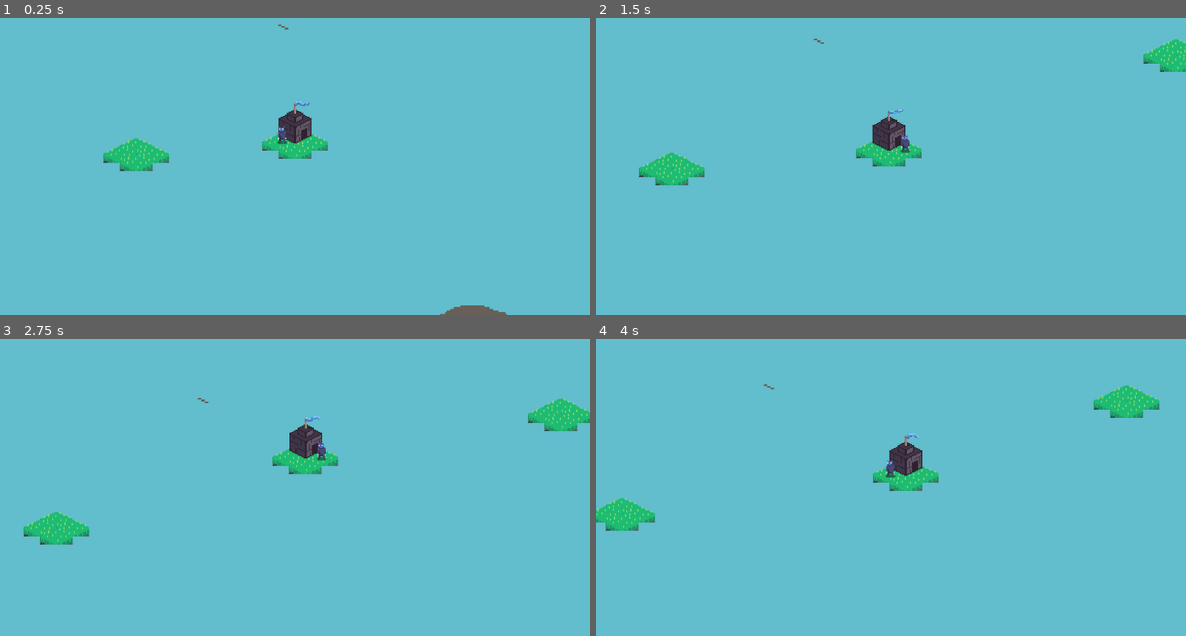
Above: before the commit, frames 1-4 (two rows, left to right).
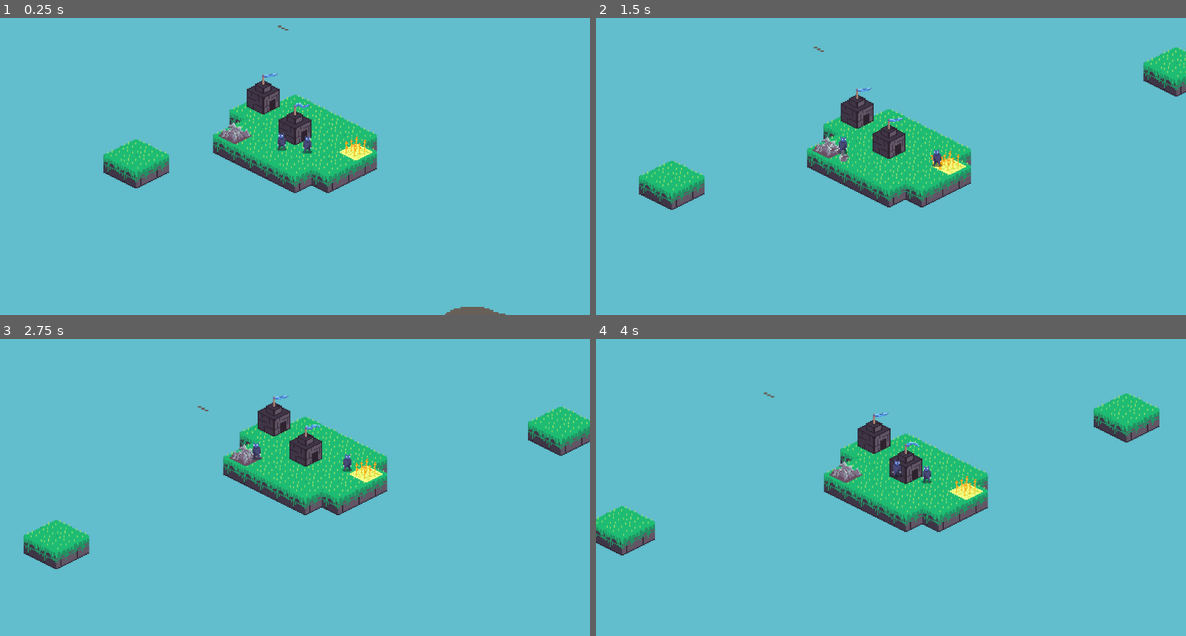
Above: after the commit, the same moments.

Repository: SuperSheaff/Ludum-Dare-55
Game: Godot game, scene res://world/world.tscn
Two runs of this game, one before a commit and one after it. Both use one fixed random seed, a clock stepped at 60 frames per second and the inputs below. This scene is started directly instead of the project's main scene. Sound files missing from this copy of the repository are replaced by a short silence.
Inputs (mouse positions are in pixels of both pictures, inside the frame that each line leads up to):
- Up to frame 1 (0.25 s): no input
- Up to frame 2 (1.5 s): tap Enter at 0.5 s; move the mouse to (1020, 133) at 0.52 s; hold Space (summon) 0.53-1.28 s; move the mouse to (773, 166) at 1.27 s; tap Space (summon) at 1.35 s
- Up to frame 3 (2.75 s): move the mouse to (354, 398) at 2.02 s; hold Space (summon) from 2.03 s (still down)
- Up to frame 4 (4 s): move the mouse to (861, 537) at 2.77 s; release Space (summon) at 2.78 s; tap Space (summon) at 2.85 s; move the mouse to (1068, 520) at 3.52 s; hold Space (summon) from 3.53 s (still down)

The runs differ from the first frame. In frame 1, 6.8% of the frame differs, in the area x 17-86%, y 2-100%; in frame 2, 8.4%; in frame 3, 8.8%; in frame 4, 8.8%, in the area x 0-96%, y 15-73%.

Commit message:
stuff working

Diff:
--- a/GameData.gd
+++ b/GameData.gd
@@ -3,11 +3,21 @@
 const TILE_WIDTH : int = 160
 const TILE_HEIGHT : int = 80
 
+
 var MAX_SPEED : float = 500
 var ACCELERATION : float = 0.5
 var FRICTION : float = 0.1
 
+var current_food = 0
+var current_ore = 0
+var population = 0
+
 const COLLIDE_THRESHOLD = 25
+const POP_PER_HOUSE = 4
+const DUDE_COST = 4
+const WARRIOR_COST = 4
+
+var player = null
 
 # Called when the node enters the scene tree for the first time.
 func _ready():
@@ -17,3 +27,16 @@
 # Called every frame. 'delta' is the elapsed time since the previous frame.
 func _process(delta):
 	pass
+
+
+func add_food():
+	current_food += 1
+	if current_food >= DUDE_COST:
+		if player.get_population() < player.get_population_limit():
+			player.spawn_dude(1)
+			current_food -= DUDE_COST
+	print("Food: ", current_food)
+
+func add_ore():
+	current_ore += 1
+	print("Ore: ", current_ore)
--- a/Scenes/Emitters/food_particle.tscn
+++ b/Scenes/Emitters/food_particle.tscn
@@ -14,6 +14,7 @@
 one_shot = true
 explosiveness = 1.0
 randomness = 1.0
+local_coords = true
 texture = ExtResource("1_salst")
 emission_shape = 1
 emission_sphere_radius = 45.0
--- a/Scenes/Emitters/ore_particle.tscn
+++ b/Scenes/Emitters/ore_particle.tscn
@@ -14,6 +14,7 @@
 one_shot = true
 explosiveness = 1.0
 randomness = 1.0
+local_coords = true
 texture = ExtResource("1_8nlv3")
 emission_shape = 1
 emission_sphere_radius = 45.0
--- a/Scripts/Dude/States/Collect Food/dude_food_bring_food_home.gd
+++ b/Scripts/Dude/States/Collect Food/dude_food_bring_food_home.gd
@@ -15,16 +15,16 @@
 	super.Physics_Update(delta)
 
 	if house_position:
-		var direction = (house_position - dude.global_position).normalized()
+		var direction = (house_position - dude.position).normalized()
 		dude.velocity = direction * move_speed
 	else:
 		dude.velocity = Vector2.ZERO
 
 func move_towards_house(delta):
 	if house_position:
-		var distance = dude.global_position.distance_to(house_position)
+		var distance = dude.position.distance_to(house_position)
 		if distance <= house_distance:
-			GameController.add_food()
+			GameData.add_food()
 			AudioManager.play("deposit", -14)
 			Transitioned.emit(self, "MoveToFood")
 	else:
--- a/Scripts/Dude/States/Collect Food/dude_food_collect.gd
+++ b/Scripts/Dude/States/Collect Food/dude_food_collect.gd
@@ -21,8 +21,8 @@
 		Transitioned.emit(self, "BringFoodHome")
 		#create food emittor
 		var new_food_emitter = food_emitter.instantiate()
-		new_food_emitter.global_position = dude.global_position
-		add_child(new_food_emitter)
+		new_food_emitter.position = dude.position
+		dude.island.add_child(new_food_emitter)
 		AudioManager.play("food", -10)
 
 func Physics_Update(delta: float):
--- a/Scripts/Dude/States/Collect Food/dude_food_move_to_food.gd
+++ b/Scripts/Dude/States/Collect Food/dude_food_move_to_food.gd
@@ -15,14 +15,14 @@
 	super.Physics_Update(delta)
 
 	if food:
-		var direction = (food.global_position - dude.global_position).normalized()
+		var direction = (food.position - dude.position).normalized()
 		dude.velocity = direction * move_speed
 	else:
 		dude.velocity = Vector2.ZERO
 
 func move_towards_food(delta):
 	if food:
-		var distance = dude.global_position.distance_to(food.global_position)
+		var distance = dude.position.distance_to(food.position)
 		if distance <= collect_distance:
 			Transitioned.emit(self, "CollectFood")
 	else:
--- a/Scripts/Dude/States/Collect Ore/dude_ore_bring_ore_home.gd
+++ b/Scripts/Dude/States/Collect Ore/dude_ore_bring_ore_home.gd
@@ -15,16 +15,16 @@
 	super.Physics_Update(delta)
 
 	if house_position:
-		var direction = (house_position - dude.global_position).normalized()
+		var direction = (house_position - dude.position).normalized()
 		dude.velocity = direction * move_speed
 	else:
 		dude.velocity = Vector2.ZERO
 
 func move_towards_house(delta):
 	if house_position:
-		var distance = dude.global_position.distance_to(house_position)
+		var distance = dude.position.distance_to(house_position)
 		if distance <= house_distance:
-			GameController.add_ore()
+			GameData.add_ore()
 			AudioManager.play("deposit", -14)
 			Transitioned.emit(self, "MoveToOre")
 	else:
--- a/Scripts/Dude/States/Collect Ore/dude_ore_collect.gd
+++ b/Scripts/Dude/States/Collect Ore/dude_ore_collect.gd
@@ -21,8 +21,8 @@
 		Transitioned.emit(self, "BringOreHome")
 		#ore emit
 		var new_ore_emitter = ore_emitter.instantiate()
-		new_ore_emitter.global_position = dude.global_position
-		add_child(new_ore_emitter)
+		new_ore_emitter.position = dude.position
+		dude.island.add_child(new_ore_emitter)
 		AudioManager.play("ore", -10)
 
 func Physics_Update(delta: float):
--- a/Scripts/Dude/States/Collect Ore/dude_ore_move_to_ore.gd
+++ b/Scripts/Dude/States/Collect Ore/dude_ore_move_to_ore.gd
@@ -15,14 +15,14 @@
 	super.Physics_Update(delta)
 
 	if ore:
-		var direction = (ore.global_position - dude.global_position).normalized()
+		var direction = (ore.position - dude.position).normalized()
 		dude.velocity = direction * move_speed
 	else:
 		dude.velocity = Vector2.ZERO
 
 func move_towards_ore(delta):
 	if ore:
-		var distance = dude.global_position.distance_to(ore.global_position)
+		var distance = dude.position.distance_to(ore.position)
 		if distance <= collect_distance:
 			Transitioned.emit(self, "CollectOre")
 	else:
--- a/Scripts/Dude/States/Warrior/dude_warrior_roam.gd
+++ b/Scripts/Dude/States/Warrior/dude_warrior_roam.gd
@@ -11,35 +11,24 @@
 func Update(delta: float):
 	super.Update(delta)
 
-	if dude.global_position.distance_to(target_position) < 10.0:
+	if dude.position.distance_to(target_position) < 10.0:
 		Transitioned.emit(self, "WarriorPause")
 
 func Physics_Update(delta: float):
 	super.Physics_Update(delta)
 	if dude and target_position != null:
-		var direction = (target_position - dude.global_position).normalized()
+		var direction = (target_position - dude.position).normalized()
 		dude.velocity = direction * move_speed
 
 func randomize_wander():
-	var tilemap = GameController.tilemap
-	var bounds = tilemap.get_used_rect()
-	var random_cell = Vector2()
-	var valid_cell_found = false
-
-	while not valid_cell_found:
-		random_cell = Vector2(
-			randi() % int(bounds.size.x) + bounds.position.x,
-			randi() % int(bounds.size.y) + bounds.position.y
-		)
-
-		if tilemap.get_cell_source_id(0, random_cell) != -1:
-			valid_cell_found = true
-
-	target_position = tilemap.map_to_local(random_cell) + tilemap.tile_set.tile_size * 0.5
+	var tilemap = dude.island.tilemap
+	var valid_cells = dude.island.tilemap.get_used_cells(0)
+	var random_cell = valid_cells.pick_random()
+	target_position = tilemap.map_to_local(random_cell) + Vector2(0.0, GameData.TILE_HEIGHT)
 
 
 func is_within_tilemap_bounds(position):
-	var tilemap = GameController.tilemap
+	var tilemap = dude.island.tilemap
 	var local_position = tilemap.to_local(position)
 	var cell = tilemap.local_to_map(local_position)
 	return tilemap.get_cell_source_id(0, cell) != -1
--- a/Scripts/Dude/dude.gd
+++ b/Scripts/Dude/dude.gd
@@ -16,7 +16,62 @@
 		$Sprite2D.flip_h = true
 
 func check_for_task():
-	return GameController.check_for_task(position)
+	var closest_task = null
+	var min_distance = INF  # Using a high initial distance to compare against
+	var resource_type = null
+
+	# First, try to find the closest unassigned food item
+	var food_items = island.get_food() #get_tree().get_nodes_in_group("Food")
+	for food in food_items:
+		if not food.is_assigned:
+			var distance = position.distance_to(food.position)
+			if distance < min_distance:
+				min_distance = distance
+				closest_task = food
+				resource_type = "food"
+
+	# Only check for ore if no unassigned food was found
+	if closest_task == null:
+		var ore_items = island.get_ore() #get_tree().get_nodes_in_group("Ore")
+		for ore in ore_items:
+			if not ore.is_assigned:
+				var distance = position.distance_to(ore.position)
+				if distance < min_distance:
+					min_distance = distance
+					closest_task = ore
+					resource_type = "ore"
+
+	# Only check for ore if no unassigned food was found
+	if closest_task == null:
+		var barracks_items = island.get_barracks() #get_tree().get_nodes_in_group("Barracks")
+		for barracks in barracks_items:
+			if barracks && GameData.current_ore >= GameData.WARRIOR_COST:
+				GameData.current_ore -= GameData.WARRIOR_COST
+				var distance = position.distance_to(barracks.position)
+				if distance < min_distance:
+					min_distance = distance
+					closest_task = barracks
+					resource_type = "barracks"
+
+	# Assign the dude to the resource if one is found
+	if closest_task:
+		closest_task.assign_to_dude()
+		return closest_task
+
+	return null
+
+func find_nearest_house():
+	var houses = island.get_house() #get_tree().get_nodes_in_group("Houses")
+	var nearest_house = null
+	var min_distance = INF
+
+	for house in houses:
+		var distance = position.distance_to(house.global_position)
+		if distance < min_distance:
+			min_distance = distance
+			nearest_house = house
+
+	return nearest_house
 
 func get_task():
 	return task
--- a/Scripts/game_controller.gd
+++ b/Scripts/game_controller.gd
@@ -70,18 +70,7 @@
 
 		print("Dude spawned and assigned to house at position: ", house.global_position)
 
-func find_nearest_house(dude_position):
-	var houses = get_tree().get_nodes_in_group("Houses")
-	var nearest_house = null
-	var min_distance = INF
 
-	for house in houses:
-		var distance = dude_position.distance_to(house.global_position)
-		if distance < min_distance:
-			min_distance = distance
-			nearest_house = house
-
-	return nearest_house
 
 func add_food():
 	current_food += 1
--- a/Tilemaps/island_tileset.tres
+++ b/Tilemaps/island_tileset.tres
@@ -4,8 +4,9 @@
 
 [sub_resource type="TileSetAtlasSource" id="TileSetAtlasSource_y7scv"]
 texture = ExtResource("1_0h4ci")
-texture_region_size = Vector2i(160, 80)
+texture_region_size = Vector2i(160, 160)
 0:0/0 = 0
+0:0/0/texture_origin = Vector2i(0, -40)
 0:0/0/physics_layer_0/linear_velocity = Vector2(0, 0)
 0:0/0/physics_layer_0/angular_velocity = 0.0
 0:1/0 = 0
--- a/project.godot
+++ b/project.godot
@@ -17,7 +17,6 @@
 
 [autoload]
 
-GameController="*res://Scripts/game_controller.gd"
 AudioManager="*res://Scripts/AudioManager.gd"
 GameData="*res://GameData.gd"
 
--- a/world/island.gd
+++ b/world/island.gd
@@ -2,7 +2,7 @@
 
 @onready var tilemap = get_node("TileMap")
 @onready var area_2d = get_node("Area2D")
-
+const dude_scene = preload("res://Scenes/Characters/dude.tscn")
 
 #var velocity = Vector2.ZERO
 var _direction = Vector2.ZERO
@@ -11,6 +11,7 @@
 var edges = {}
 var _edge_shapes = {}
 
+var population = 0
 
 # Called when the node enters the scene tree for the first time.
 func _ready():
@@ -21,6 +22,61 @@
 func _process(delta):
 	pass
 
+
+func spawn_dude(initial_state):
+	if initial_state:
+		var new_dude = dude_scene.instantiate()
+		new_dude.island = self
+		var house = new_dude.find_nearest_house()
+		AudioManager.play("spawn", -9)
+		if house:
+			new_dude.house = house
+			add_child(new_dude)
+	else:
+		pass
+
+	# change hostage state
+
+func get_dudes():
+	var dudes = []
+	for child in get_children():
+		if child is Dude:
+			dudes.append(child)
+	return dudes
+
+func get_population():
+	return len(get_dudes())
+
+func get_population_limit():
+	return len(get_house()) * GameData.POP_PER_HOUSE
+
+func get_food():
+	var food = []
+	for child in get_children():
+		if child is Food:
+			food.append(child)
+	return food
+
+func get_barracks():
+	var barracks = []
+	for child in get_children():
+		if child is Barracks:
+			barracks.append(child)
+	return barracks
+
+func get_ore():
+	var ore = []
+	for child in get_children():
+		if child is Ore:
+			ore.append(child)
+	return ore
+
+func get_house():
+	var houses = []
+	for child in get_children():
+		if child is House:
+			houses.append(child)
+	return houses
 
 func _physics_process(delta):
 	if _is_moving:
@@ -42,6 +98,13 @@
 	# fancy gen code here
 	_get_collision_shape()
 	_get_collision_edge(false)
+
+	# spawn hosues
+
+
+	# spawn food
+
+
 
 
 
--- a/world/player.gd
+++ b/world/player.gd
@@ -21,9 +21,11 @@
 
 
 func _ready():
+	GameData.player = self
 	_get_collision_shape()
 	_get_collision_edge(true)
-	GameController.spawn_dude(self)
+	spawn_dude(1)
+	spawn_dude(1)
 
 
 
--- a/world/player.tscn
+++ b/world/player.tscn
@@ -6,9 +6,15 @@
 [ext_resource type="PackedScene" uid="uid://ccorg5bj766v5" path="res://Scenes/Buildings/house.tscn" id="4_q7pwu"]
 [ext_resource type="Texture2D" uid="uid://ckniockffreh" path="res://Sprites/Environment/cloud_1.png" id="5_6kmwv"]
 [ext_resource type="Texture2D" uid="uid://hgttcdguyytc" path="res://Sprites/Environment/paralax_maybe.png" id="6_4n7y5"]
+[ext_resource type="PackedScene" uid="uid://fcn2r66phgcl" path="res://Scenes/Resources/food.tscn" id="7_5an03"]
+[ext_resource type="PackedScene" uid="uid://2hlkl607tjp6" path="res://Scenes/Resources/ore.tscn" id="8_sfjl1"]
+[ext_resource type="PackedScene" uid="uid://cgi0s30chscjh" path="res://Scenes/Buildings/barracks.tscn" id="9_cquhb"]
 
 [node name="Player" instance=ExtResource("1_nkg0s")]
 script = ExtResource("2_65w22")
+
+[node name="TileMap" parent="." index="0"]
+layer_0/tile_data = PackedInt32Array(65535, 2, 0, 65534, 2, 0, -2, 2, 0, -1, 2, 0, -3, 2, 0, 65533, 2, 0, 65532, 2, 0, -4, 2, 0, -5, 2, 0, -65540, 2, 0, -65541, 2, 0, -131076, 2, 0, -131075, 2, 0, -65539, 2, 0, -65538, 2, 0, -131074, 2, 0, -65537, 2, 0, -131072, 2, 0, -131073, 2, 0, -196608, 2, 0, -131071, 2, 0, -65535, 2, 0, 1, 2, 0, 0, 2, 0, 65536, 2, 0, 131071, 2, 0, -65536, 2, 0, 131070, 2, 0, 131069, 2, 0, 131068, 2, 0)
 
 [node name="House" parent="." index="2" groups=["Houses"] instance=ExtResource("4_q7pwu")]
 position = Vector2(1, -71)
@@ -53,5 +59,14 @@
 offset_bottom = 3981.0
 texture = ExtResource("6_4n7y5")
 
+[node name="Food" parent="." index="4" instance=ExtResource("7_5an03")]
+position = Vector2(297, 6)
+
+[node name="Ore" parent="." index="5" instance=ExtResource("8_sfjl1")]
+position = Vector2(-292, -75)
+
+[node name="Barracks" parent="." index="6" instance=ExtResource("9_cquhb")]
+position = Vector2(-154, -219)
+
 [connection signal="area_shape_entered" from="Area2D" to="." method="_on_area_2d_area_shape_entered"]
 [connection signal="area_shape_exited" from="Area2D" to="." method="_on_area_2d_area_shape_exited"]
Not shown: 1 places in world/player.tscn that only renumber resources
Not shown, added: Scenes/Characters/dud56D5.tmp
